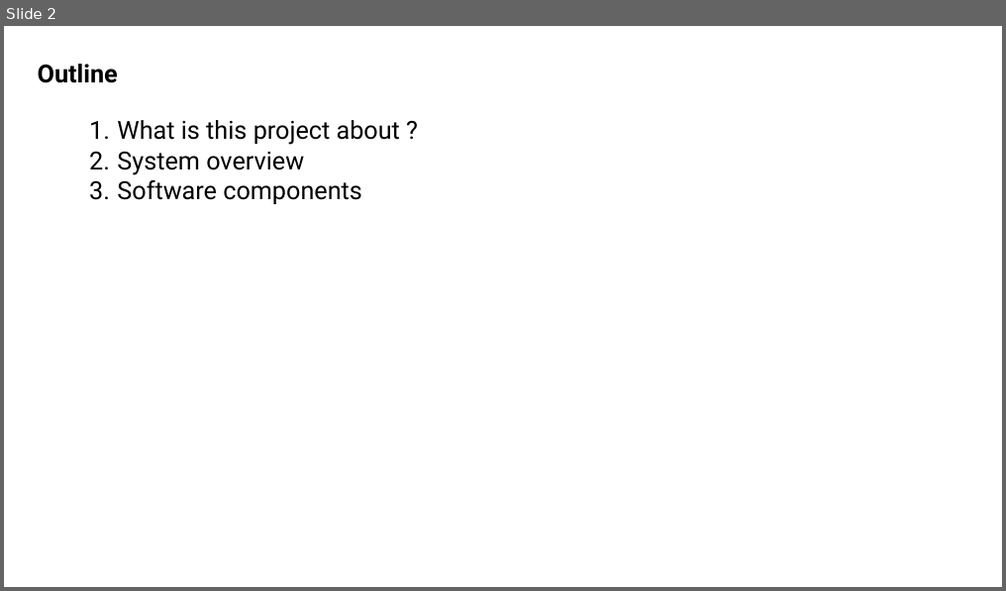
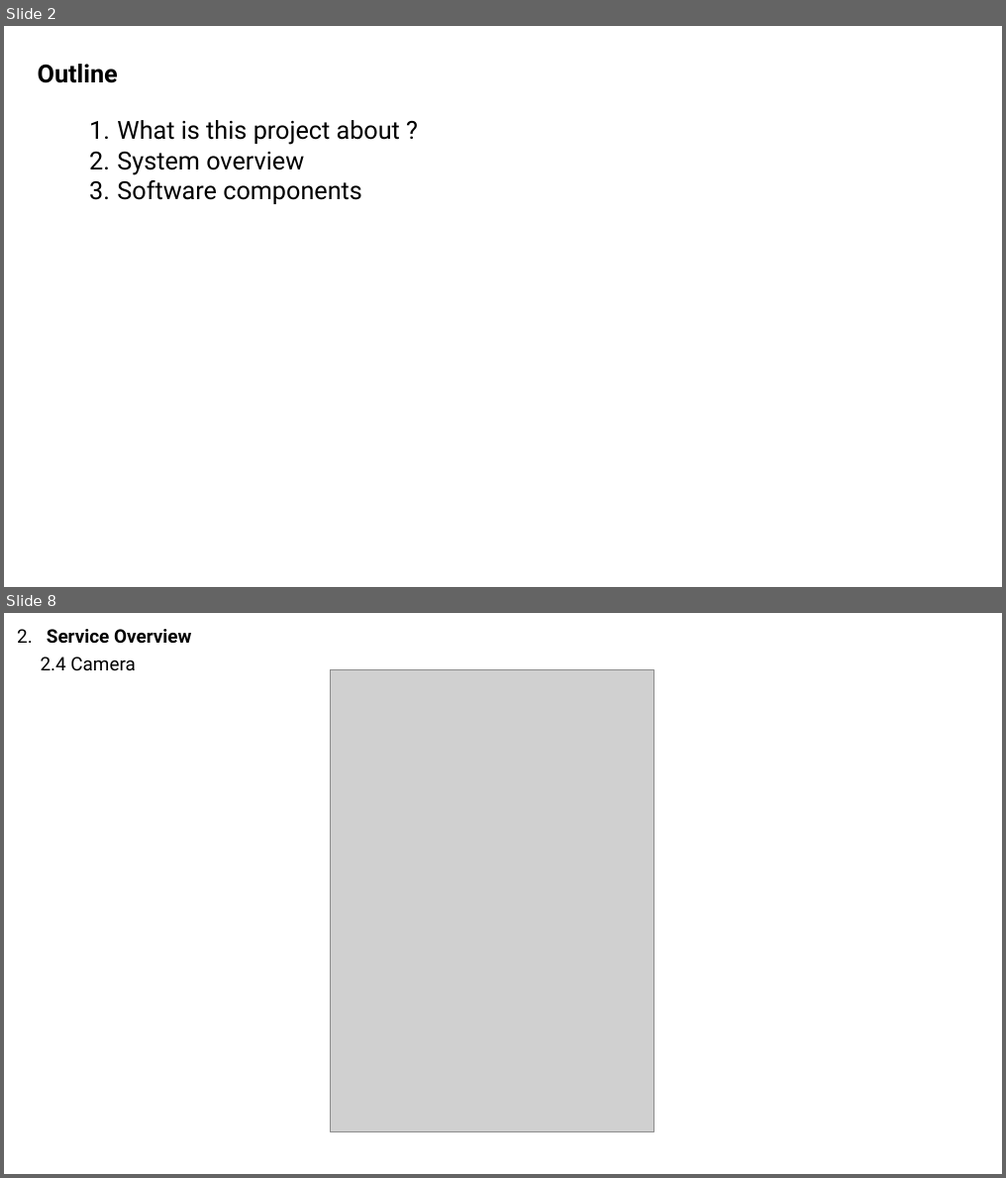
Before and after one commit to truongvanhuy2000/Video-Streaming, a slide deck: Docs/Overview.pptx. Shown one above the other, each under a label of ours: slide 2 before the commit, slides 2 and 8 after it; the slides between them are not shown. The pictures are 1006x591 and 1006x1178 pixels, drawn with LibreOffice and Linux fonts; fonts in the diff are those of the drawing; grey boxes stand for pictures. Boxes give left, top, right and bottom in pixels: in the first picture for what was removed or moved away, otherwise in the second. Text is boxed around its words. In the diff, an @@ line names an element or a change of style, - is before the commit and + after.

```diff
--- a/Docs/Overview.pptx
+++ b/Docs/Overview.pptx
@@ slide 8 added at (4, 613, 1002, 1174), background #FFFFFF @@
@@ text added at (17, 629, 191, 644), 18 pt, text #000000, bold @@
+2. Service Overview
@@ text added at (41, 657, 135, 671), 18 pt, text #000000 @@
+2.4 Camera
@@ picture added at (331, 669, 653, 1132) @@
```
Also in this commit, not shown: 7 slides changed, 2 other slides added, 2 slides removed.
